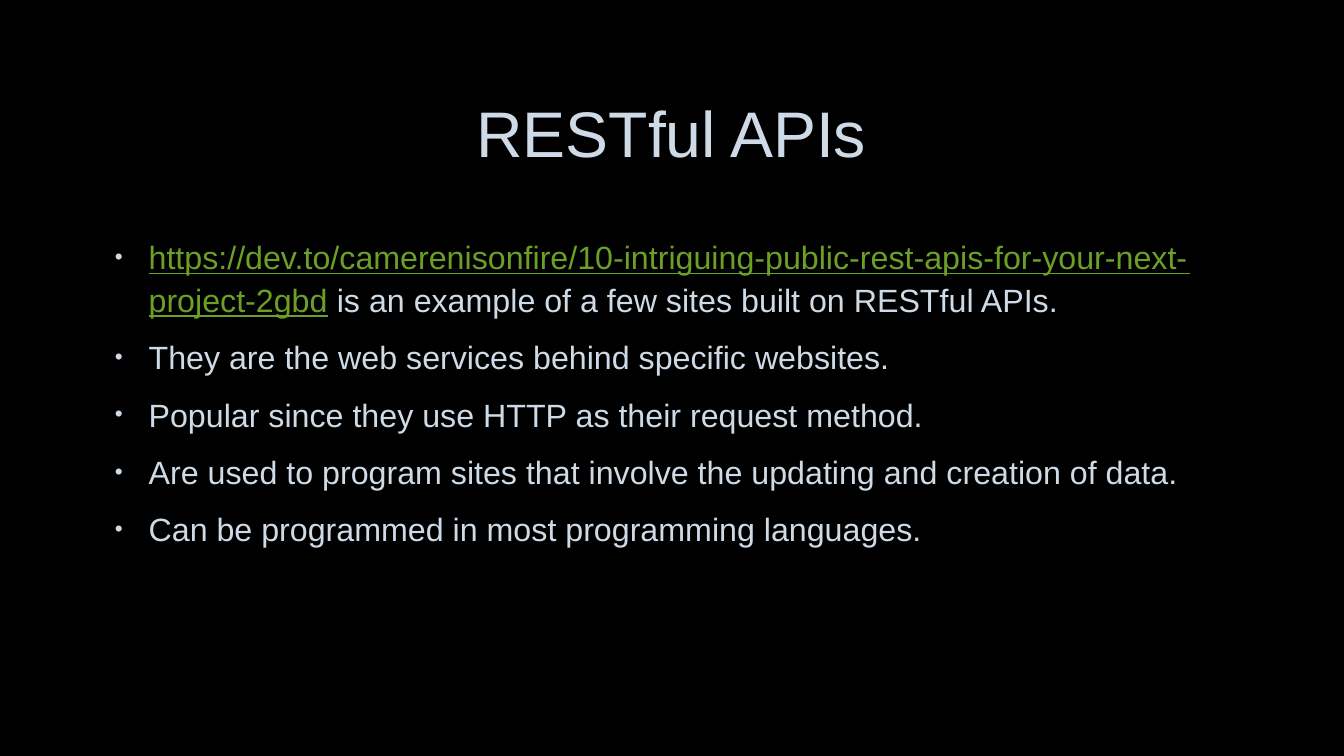
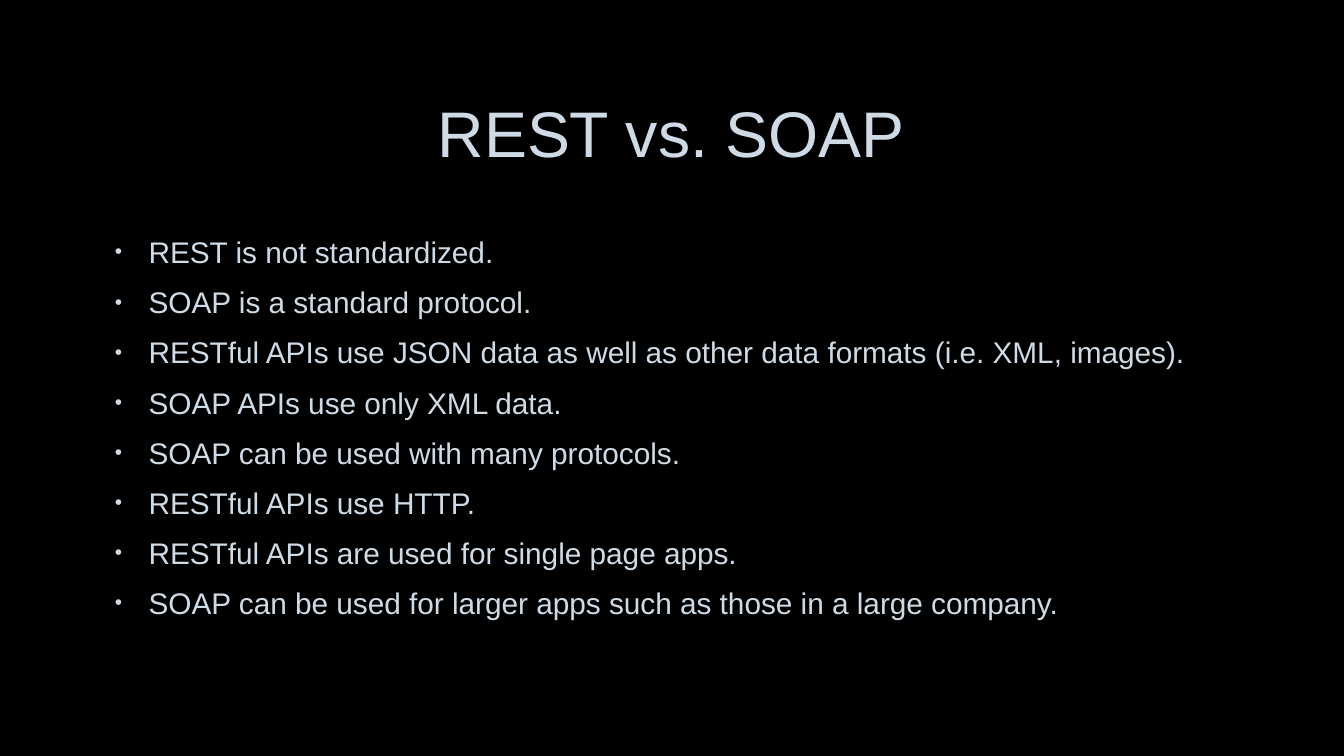
Before and after one commit to nerdommicro/WEB-420, a slide deck: slide 6 of week3/nesbitt-week3.pptx (slide 5 before the commit). Drawn at 1344x756 pixels with LibreOffice and Linux fonts; fonts in the diff are those of the drawing; background and template pictures are left out. Boxes give left, top, right and bottom in pixels: in the first picture for what was removed or moved away, otherwise in the second. Text is boxed around its words. In the diff, an @@ line names an element or a change of style, - is before the commit and + after.

```diff
--- a/week3/nesbitt-week3.pptx
+++ b/week3/nesbitt-week3.pptx
@@ title at (438, 112, 905, 158): text changed @@
-RESTful APIs
+REST vs. SOAP
@@ text at (149, 241, 1184, 620): text changed; size 23 to 21.3 pt @@
-• https://dev.to/camerenisonfire/10-intriguing-public-rest-apis-for-your-next-project-2gbd is an example of a few sites built on RESTful APIs.
-• They are the web services behind specific websites.
-• Popular since they use HTTP as their request method.
-• Are used to program sites that involve the updating and creation of data.
-• Can be programmed in most programming languages.
+• REST is not standardized.
+• SOAP is a standard protocol.
+• RESTful APIs use JSON data as well as other data formats (i.e. XML, images).
+• SOAP APIs use only XML data.
+• SOAP can be used with many protocols.
+• RESTful APIs use HTTP.
+• RESTful APIs are used for single page apps.
+• SOAP can be used for larger apps such as those in a large company.
```
Also in this commit, not shown: 7 other slides changed, 3 slides added, 2 slides removed.
